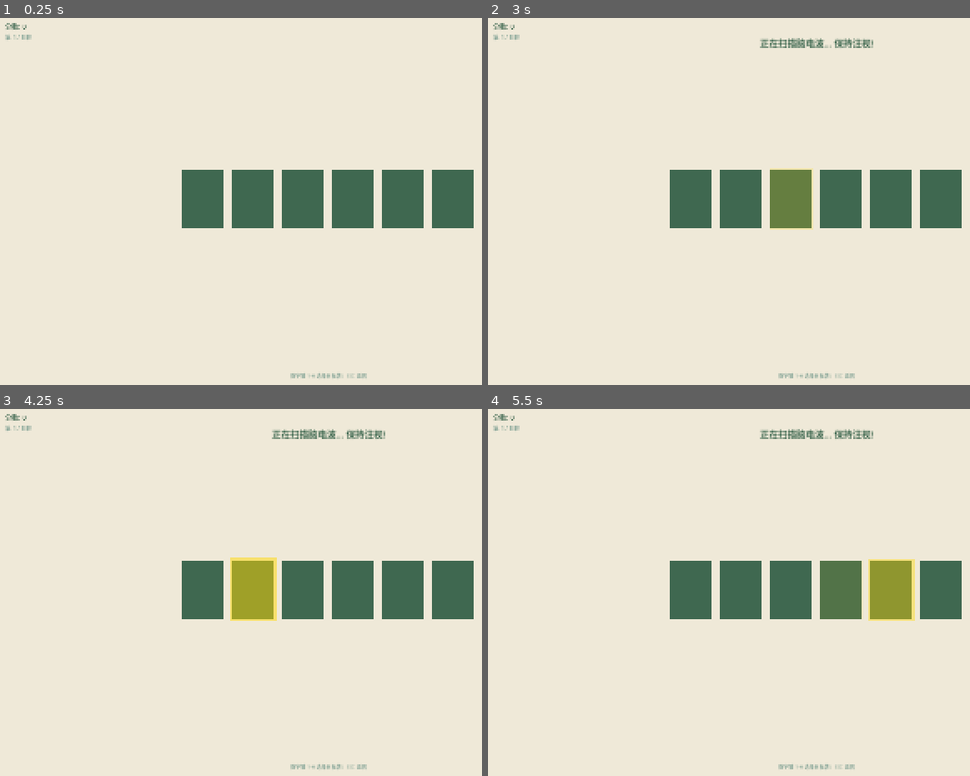
Above: before the commit, frames 1-4 (two rows, left to right).
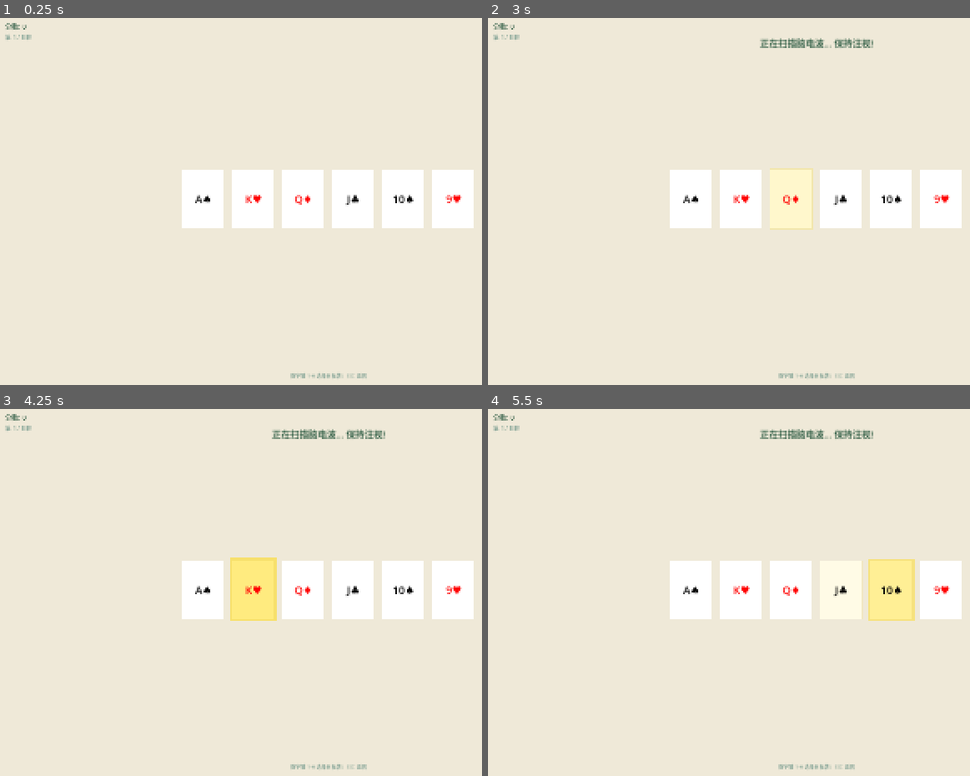
Above: after the commit, the same moments.

Repository: sssd903-tju/MetaBCI_Game
Game: Godot game, scene res://scenes/p300/CardGame.tscn
Two runs of this game, one before a commit and one after it. Both use one fixed random seed, a clock stepped at 60 frames per second and the inputs below. This scene is started directly instead of the project's main scene.
Inputs:
- Up to frame 1 (0.25 s): no input
- Up to frame 2 (3 s): tap Enter (ui_accept) at 0.5, 0.77, 1.25, 1.52, 2, 2.75 s; hold Right 0.53-1.28 s; tap 1 at 0.6 s; hold Down (ui_down) 1.28-2.03 s; tap 2 at 1.35 s; hold Right 2.03-2.78 s; tap 3 at 2.1 s; hold Up (ui_up) from 2.78 s (still down); tap Space at 2.85 s
- Up to frame 3 (4.25 s): tap Enter (ui_accept) at 3.02, 3.77 s; release Up (ui_up) at 3.53 s; hold Left from 3.53 s (still down); tap Y at 3.6 s
- Up to frame 4 (5.5 s): tap N at 4.35 s; tap Enter (ui_accept) at 4.52 s; release Left at 5.03 s; hold Down (ui_down) from 5.03 s (still down); tap 4 at 5.1 s

The runs differ from the first frame. In frame 1, 8.3% of the frame differs, in the area x 37-99%, y 41-58%; in frame 2, 8.3%; in frame 3, 8.3%; in frame 4, 8.3%.

Commit message:
fix: 牌始终正面朝上 + SM不自动启动防卡死
- P300闪烁=金色光晕, 不翻牌
- SM._ready 取消自动 enter_think, 由paradigm显式调用
- THINK阶段不再 hide_all/reveal_all

Diff:
--- a/scripts/paradigms/p300/mind_card_paradigm.gd
+++ b/scripts/paradigms/p300/mind_card_paradigm.gd
@@ -65,6 +65,10 @@
 	_sm.finished.connect(_on_finished)
 	_grid.scan_finished.connect(_on_scan_done)
 
+	# 初始显示牌面 + 启动状态机
+	_grid.reveal_all()
+	_sm.enter_think()
+
 
 # --- 状态 ---
 
@@ -73,17 +77,13 @@
 		_sm.go_game_over()
 		return
 	_target_idx = -1
-	_grid.hide_all()
 	_hud.update_state("记住一张牌, 按 空格 开始")
 	_hud.update_round(_mode.current_round + 1)
 	_hud.hide_result()
-	# 展示牌面
-	_grid.reveal_all()
 
 
 func _on_scan() -> void:
 	_hud.update_state("正在扫描脑电波... 保持注视!")
-	_grid.hide_all()
 	_grid.start_scan()
 
 
@@ -93,8 +93,6 @@
 
 
 func _on_reveal(idx: int) -> void:
-	# 放大猜测的牌
-	_grid.reveal_all()
 	_grid.enlarge_card(idx)
 	var sym: String = CardGrid.SYMBOLS[idx]
 	_hud.update_state("系统猜测: %s" % sym)
--- a/scripts/paradigms/p300/state_machine/card_sm.gd
+++ b/scripts/paradigms/p300/state_machine/card_sm.gd
@@ -16,6 +16,10 @@
 
 const REVEAL_TIME := 1.5
 const CONFIRM_TIME := 3.0
+
+
+func _ready() -> void:
+	pass  # 不自动启动，由 paradigm 控制
 
 
 func enter_think() -> void:
